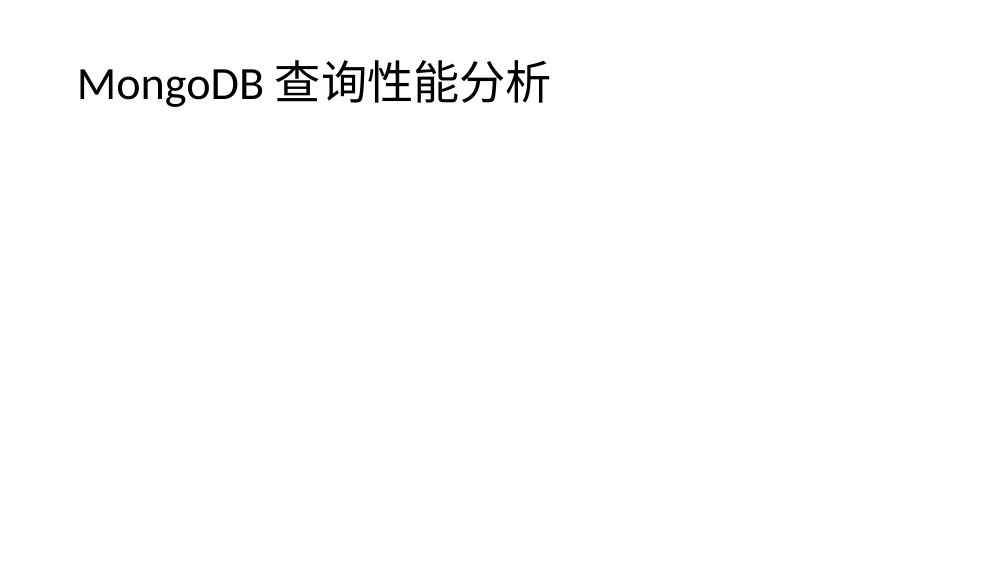
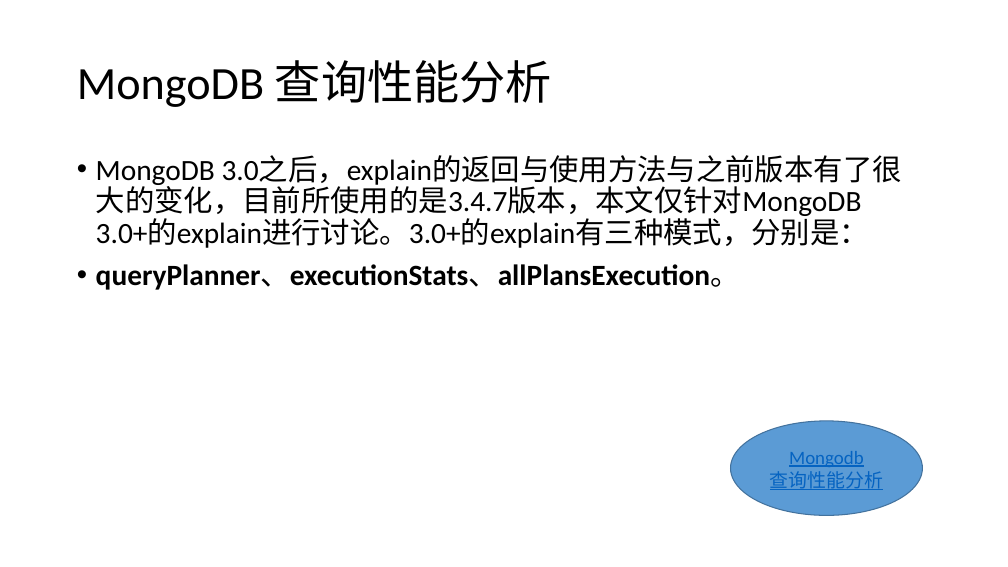
Before and after one commit to youaiwangyy/river, a slide deck: slide 9 of resources/MongoDB/mongodb.pptx. Drawn at 1008x567 pixels with LibreOffice and Linux fonts; fonts in the diff are those of the drawing. Boxes give left, top, right and bottom in pixels: in the first picture for what was removed or moved away, otherwise in the second. Text is boxed around its words. In the diff, an @@ line names an element or a change of style, - is before the commit and + after.

Commit message:
modify mongodb

```diff
--- a/resources/MongoDB/mongodb.pptx
+++ b/resources/MongoDB/mongodb.pptx
@@ text added at <box>96,155,902,290</box>, 28 pt, text #000000 @@
+• MongoDB 3.0之后，explain的返回与使用方法与之前版本有了很大的变化，目前所使用的是3.4.7版本，本文仅针对MongoDB 3.0+的explain进行讨论。3.0+的explain有三种模式，分别是：
+• queryPlanner、executionStats、allPlansExecution。
@@ ellipse added at <box>730,421,923,516</box>, fill #5B9BD5, outline #43739E 1 pt, 18 pt, text #0563C1, underline @@
+Mongodb
+查询性能分析
```
Also in this commit, not shown: 6 other slides changed, 1 slide added, 5 slides removed, 12 other files.
